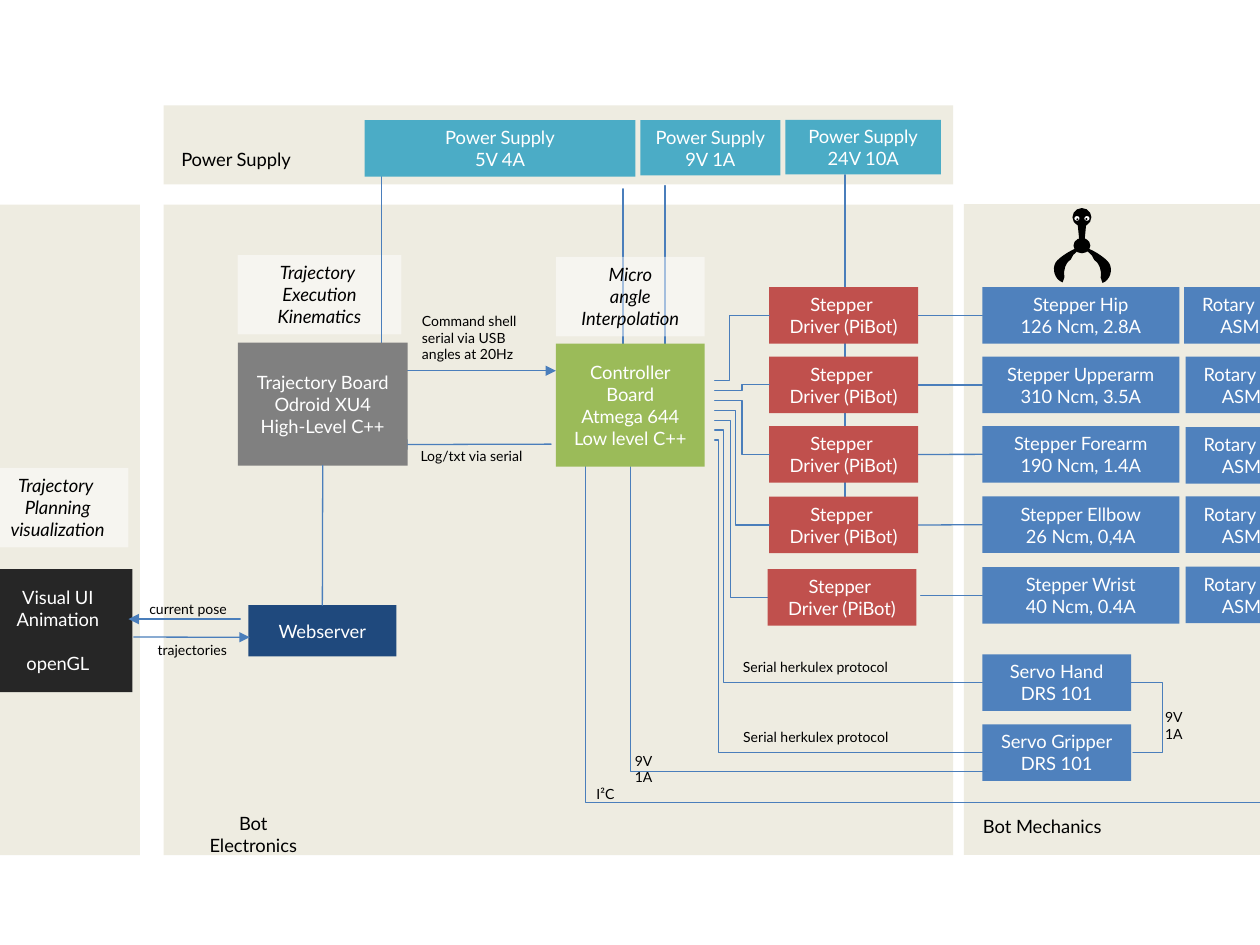
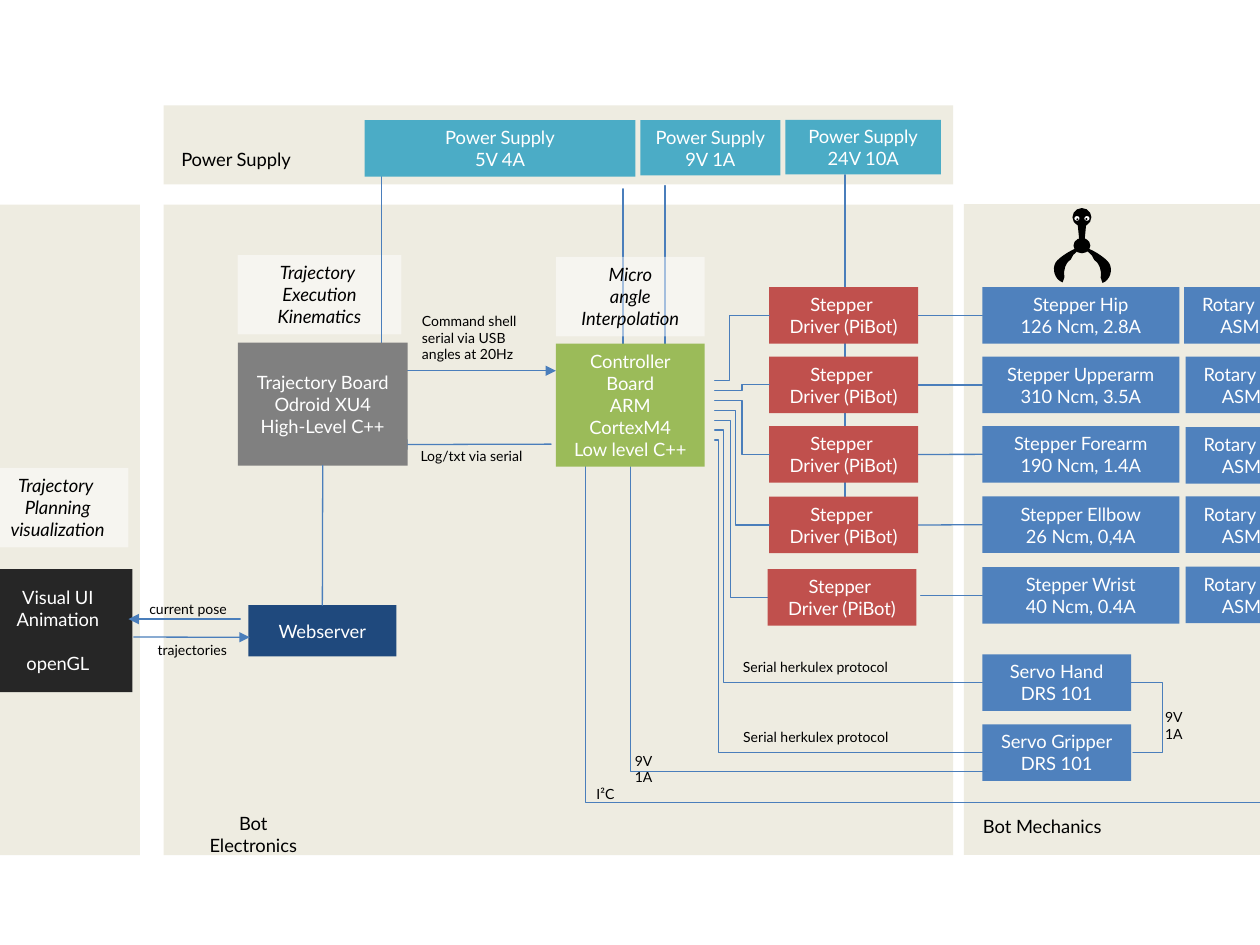
Before and after one commit to goergch/Walter, a slide deck: slide 3 of doc/Walter Documentation.pptx. Drawn at 1260x945 pixels with LibreOffice and Linux fonts; fonts in the diff are those of the drawing. Boxes give left, top, right and bottom in pixels: in the first picture for what was removed or moved away, otherwise in the second. Text is boxed around its words. In the diff, an @@ line names an element or a change of style, - is before the commit and + after.

```diff
--- a/doc/Walter Documentation.pptx
+++ b/doc/Walter Documentation.pptx
@@ text in rectangle at (x1=589, y1=399, x2=671, y2=434): text changed @@
-Atmega 644
+ARM CortexM4
```
Also in this commit, not shown: 1 other slide changed, 41 other files.
